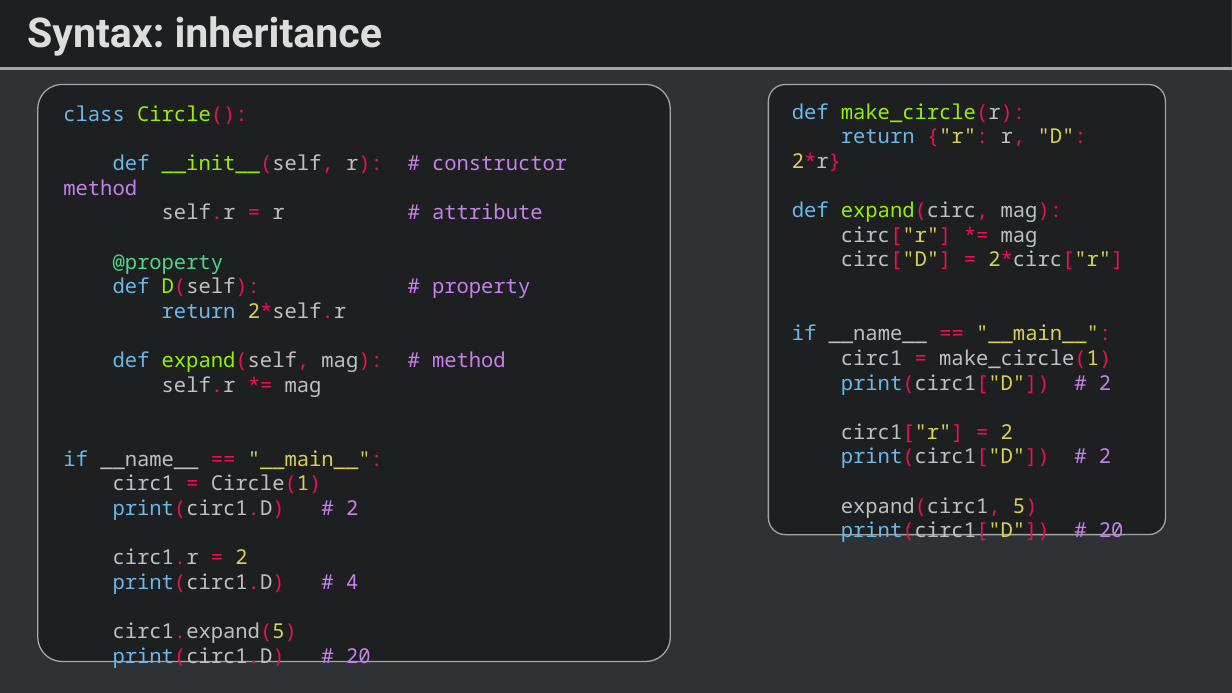
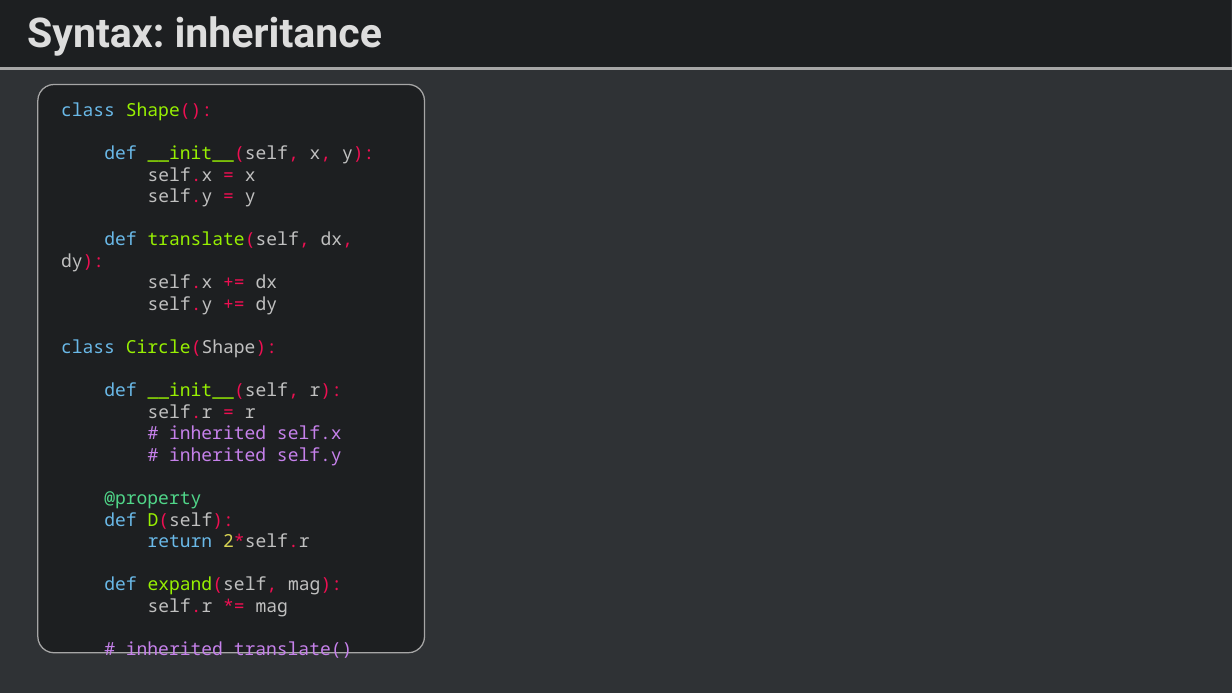
Before and after one commit to amilhouse/TSRI-Python-OOP, a slide deck: slide 17 of PythonOOP.pptx. Drawn at 1232x693 pixels with LibreOffice and Linux fonts; fonts in the diff are those of the drawing. Boxes give left, top, right and bottom in pixels: in the first picture for what was removed or moved away, otherwise in the second. Text is boxed around its words. In the diff, an @@ line names an element or a change of style, - is before the commit and + after.

Commit message:
update ppt

```diff
--- a/PythonOOP.pptx
+++ b/PythonOOP.pptx
@@ rounded rectangle "class Shape():": place and size @@
-rounded rectangle "class Shape():" at bbox=[38, 84, 670, 661]
+rounded rectangle "class Shape():" at bbox=[38, 84, 425, 653]
@@ rounded rectangle removed at bbox=[769, 84, 1166, 534] @@
-def make_circle(r):
-return {"r": r, "D": 2*r}
-def expand(circ, mag):
-circ["r"] *= mag
-circ["D"] = 2*circ["r"]
-if __name__ == "__main__":
-circ1 = make_circle(1)
-print(circ1["D"]) # 2
-circ1["r"] = 2
-print(circ1["D"]) # 2
-expand(circ1, 5)
-print(circ1["D"]) # 20
@@ text in rounded rectangle at bbox=[61, 102, 374, 466]: text changed; size 16 to 14 pt; text colour #C681EB to #C0C0C0 @@
-class Circle():
-def __init__(self, r): # constructor method
-self.r = r # attribute
+class Shape():
+def __init__(self, x, y):
+self.x = x
+self.y = y
+def translate(self, dx, dy):
+self.x += dx
+self.y += dy
+class Circle(Shape):
+def __init__(self, r):
+self.r = r
+# inherited self.x
+# inherited self.y
@@ text in rounded rectangle at bbox=[104, 491, 309, 617]: size 16 to 14 pt in "@property", "return 2*self.r", "self.r *= mag" @@
@@ text in rounded rectangle at bbox=[104, 512, 234, 529]: text changed; size 16 to 14 pt; text colour #C681EB to #C0C0C0 @@
-def D(self): # property
+def D(self):
@@ text in rounded rectangle at bbox=[104, 576, 342, 595]: text changed; size 16 to 14 pt @@
-def expand(self, mag): # method
+def expand(self, mag):
@@ text in rounded rectangle at bbox=[126, 641, 353, 658]: text changed; size 16 to 14 pt; text colour #C0C0C0 to #C681EB @@
-if __name__ == "__main__":
-circ1 = Circle(1)
-print(circ1.D) # 2
-circ1.r = 2
-print(circ1.D) # 4
-circ1.expand(5)
-print(circ1.D) # 20
+# inherited translate()
```
Also in this commit, not shown: 2 other slides changed.
